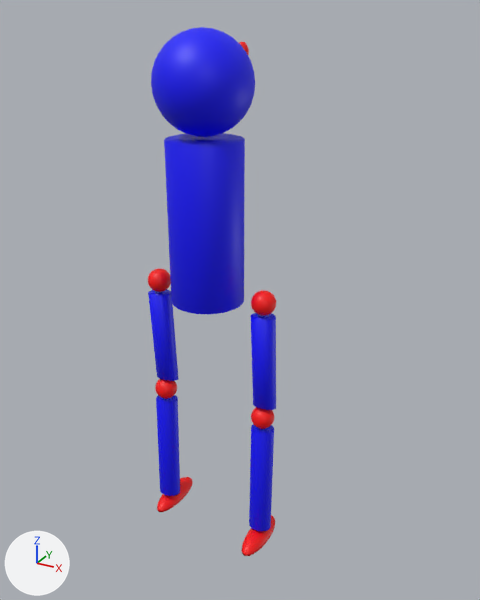
A saved change to the Blender file sandboxing/NewArmature/NewArmature.blend.
The view is the same before and after, from a 50 mm camera at (2.66, -4.29, 4.5) aimed at (0.23, 0.13, 2.29). Arrows for +X, +Y and +Z are at lower left; the lights stay in place.

The first picture shows 'body', 'foot.l', 'foot.r', 'head', 'lowerthigh.l', 'lowerthigh.r', 'pelvis.l', 'pelvis.r', 'upperthigh.l', 'upperthigh.r'.
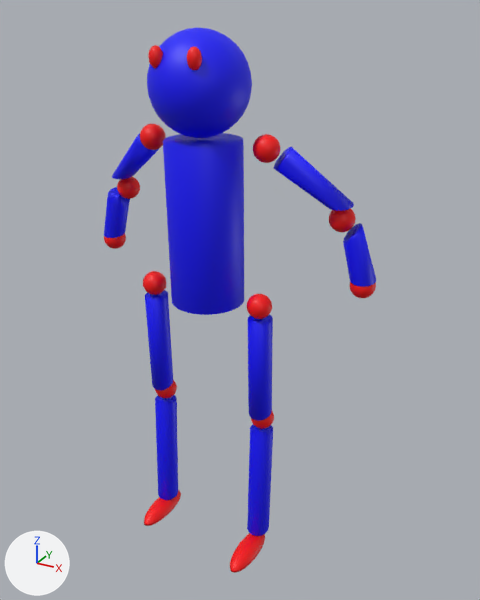
Where the newer file only moved an object's origin or applied its transform, the numbers keep the older frame.

Changed parts and their boxes [x1, y1, x2, y2] in the pictures (480 x 600 px):
'body', turned
    before: [164, 133, 245, 314]
    after: [163, 133, 244, 315]
'head', moved, turned
    before: [151, 27, 255, 137]
    after: [147, 28, 252, 138]
'upperthigh.r', moved, turned
    before: [251, 313, 276, 410]
    after: [248, 314, 273, 421]
'upperthigh.l', moved, turned
    before: [148, 290, 179, 381]
    after: [145, 290, 173, 390]
'lowerthigh.r', moved, turned
    before: [249, 424, 274, 531]
    after: [247, 424, 273, 536]
'lowerthigh.l', moved, turned
    before: [156, 395, 180, 496]
    after: [155, 395, 178, 500]
'upperarm.r', added (blue)
    after: [274, 147, 354, 211]
'lowerarm.r', added (blue)
    after: [343, 223, 376, 287]
'foot.r', mesh turned
    before: [241, 515, 275, 556]
    after: [230, 533, 265, 573]
'lowerarm.l', added (blue)
    after: [104, 187, 130, 238]
'upperarm.l', added (blue)
    after: [112, 134, 159, 179]
'pelvis.r', moved
    before: [251, 290, 276, 316]
    after: [247, 294, 272, 319]
'shoulder.r', added (red)
    after: [253, 134, 280, 163]
'foot.r.001', added (red)
    after: [144, 490, 181, 526]
'pelvis.l', moved
    before: [148, 269, 171, 292]
    after: [143, 271, 166, 295]
'shoulder.l', added (red)
    after: [140, 124, 166, 150]
'ellbow.r', added (red)
    after: [329, 208, 356, 232]
'foot.l', deleted (red)
    before: [157, 477, 192, 512]
'ellbow.l', added
    after: [117, 177, 140, 199]
'eye.r', moved, turned
    before: [239, 42, 249, 55]
    after: [148, 45, 163, 68]
'eye.l', moved, turned (not visible before)
    after: [187, 46, 202, 70]
'hand.r', added
    after: [350, 282, 376, 298]
'hand.l', added
    after: [104, 233, 126, 249]

The change, as a list of edits to the scene's bpy script:
```text
Change me_sphere_002:
    where me_sphere_002.from_pydata(...)  # 257 vertices, 257 faces; spans x -1.0..1.0, y -1.0..1.0, z 0.0..1.0
    used by ob_foot_r; location = (0.502, -0.001, 0.006); scale = (0.1, 0.283, 0.1)
    me_sphere_002 part 1: the whole mesh is turned -180 degrees about the z axis through its middle, then moved by (0.0, -0.77, 0.0)
Change ob_lowerthigh_r:
    ob_lowerthigh_r.location: (0.502, 3.149, 0.29) -> (0.498, -3.124, 0.489)
    ob_lowerthigh_r.rotation_euler: (0.23, 0.0, 3.142) -> (0.166, 0.0, 0.0)  # degrees (13, 0, 180) -> degrees (9.5, 0, 0)
Change ob_upperthigh_r:
    ob_upperthigh_r.location: (0.502, 3.204, 0.825) -> (0.498, -3.071, 0.542)
    ob_upperthigh_r.rotation_euler: (0.499, 0.0, 3.142) -> (0.589, 0.0, 0.0)  # degrees (29, 0, 180) -> degrees (34, 0, 0)
Change ob_lowerthigh_l:
    ob_lowerthigh_l.location: (-0.498, 3.149, 0.29) -> (-0.502, -3.124, 0.489)
    ob_lowerthigh_l.rotation_euler: (0.23, 0.0, 3.142) -> (0.166, 0.0, 0.0)  # degrees (13, 0, 180) -> degrees (9.5, 0, 0)
Change ob_upperthigh_l:
    ob_upperthigh_l.location: (-0.498, 3.204, 0.825) -> (-0.502, -3.071, 0.542)
    ob_upperthigh_l.rotation_euler: (0.499, 0.0, 3.142) -> (0.589, 0.0, 0.0)  # degrees (29, 0, 180) -> degrees (34, 0, 0)
Change ob_pelvis_r:
    ob_pelvis_r.location: (0.502, 0.024, 2.363) -> (0.498, -0.042, 2.36)
Change ob_pelvis_l:
    ob_pelvis_l.location: (-0.498, 0.024, 2.363) -> (-0.502, -0.042, 2.36)
Remove ob_foot_l:
    ob_foot_l = bpy.data.objects.new('foot.l', me_sphere_005)
Change ob_body:
    ob_body.rotation_euler: (0.0, 0.0, 0.0) -> (-0.0172, 0.0, 3.142)  # degrees (0, 0, 0) -> degrees (-1, 0, 180)
Change ob_head:
    ob_head.location: (0.0, 0.0, 4.0) -> (0.0, -0.051, 4.0)
    ob_head.rotation_euler: (0.0, 0.0, 0.0) -> (-0.0176, 0.0, 3.142)  # degrees (0, 0, 0) -> degrees (-1, 0, 180)
Add ob_foot_r_001:
    ob_foot_r_001 = bpy.data.objects.new('foot.r.001', me_sphere_015)  # 257 vertices, 257 faces; spans x -1.0..1.0, y -0.62..1.38, z 0.0..1.0; in mat_red (red #ff0000)
    ob_foot_r_001.location = (-0.498, -0.009, 0.006)
    ob_foot_r_001.rotation_euler = (0.0, 0.0, -3.142)  # degrees (0, 0, -180)
    ob_foot_r_001.scale = (0.1, 0.283, 0.1)
Add ob_upperarm_l:
    ob_upperarm_l = bpy.data.objects.new('upperarm.l', me_cylinder_008)  # 64 vertices, 34 faces; spans x 0.23..6.0, y 32.15..35.66, z -0.63..-0.2; in mat_blue (blue #0300ff)
    ob_upperarm_l.location = (-0.498, 3.573, 3.782)
    ob_upperarm_l.rotation_euler = (0.0, 0.0, 3.142)  # degrees (0, 0, 180)
    ob_upperarm_l.scale = (0.1, 0.1, 1.0)
Add ob_upperarm_r:
    ob_upperarm_r = bpy.data.objects.new('upperarm.r', me_cylinder_007)  # 64 vertices, 34 faces; spans x -6.0..-0.23, y 32.15..35.66, z -0.63..-0.2; in mat_blue (blue #0300ff)
    ob_upperarm_r.location = (0.502, 3.573, 3.782)
    ob_upperarm_r.rotation_euler = (0.0, 0.0, 3.142)  # degrees (0, 0, 180)
    ob_upperarm_r.scale = (0.1, 0.1, 1.0)
Add ob_lowerarm_l:
    ob_lowerarm_l = bpy.data.objects.new('lowerarm.l', me_cylinder_006)  # 64 vertices, 34 faces; spans x 0.23..3.0, y 33.55..35.66, z -0.65..-0.2; in mat_blue (blue #0300ff)
    ob_lowerarm_l.location = (-0.998, 3.773, 3.225)
    ob_lowerarm_l.rotation_euler = (0.0, 0.0, 3.142)  # degrees (0, 0, 180)
    ob_lowerarm_l.scale = (0.1, 0.1, 1.0)
Add ob_lowerarm_r:
    ob_lowerarm_r = bpy.data.objects.new('lowerarm.r', me_cylinder_005)  # 64 vertices, 34 faces; spans x -3.0..-0.23, y 33.55..35.66, z -0.65..-0.2; in mat_blue (blue #0300ff)
    ob_lowerarm_r.location = (1.002, 3.773, 3.225)
    ob_lowerarm_r.rotation_euler = (0.0, 0.0, 3.142)  # degrees (0, 0, 180)
    ob_lowerarm_r.scale = (0.1, 0.1, 1.0)
Add ob_hand_l:
    ob_hand_l = bpy.data.objects.new('hand.l', me_sphere_004.copy())  # the mesh of ob_pelvis_l
    ob_hand_l.location = (-1.198, 0.32, 2.546)
    ob_hand_l.scale = (0.1, 0.1, 0.1)
Add ob_hand_r:
    ob_hand_r = bpy.data.objects.new('hand.r', me_sphere_004.copy())  # the mesh of ob_pelvis_l
    ob_hand_r.location = (1.202, 0.32, 2.546)
    ob_hand_r.scale = (0.1, 0.1, 0.1)
Add ob_ellbow_l:
    ob_ellbow_l = bpy.data.objects.new('ellbow.l', me_sphere_004.copy())  # the mesh of ob_pelvis_l
    ob_ellbow_l.location = (-0.998, 0.32, 3.046)
    ob_ellbow_l.scale = (0.1, 0.1, 0.1)
Add ob_ellbow_r:
    ob_ellbow_r = bpy.data.objects.new('ellbow.r', me_sphere_004.copy())  # the mesh of ob_pelvis_l
    ob_ellbow_r.location = (1.002, 0.32, 3.046)
    ob_ellbow_r.scale = (0.1, 0.1, 0.1)
Add ob_shoulder_l:
    ob_shoulder_l = bpy.data.objects.new('shoulder.l', me_sphere_004.copy())  # the mesh of ob_pelvis_l
    ob_shoulder_l.location = (-0.498, 0.033, 3.573)
    ob_shoulder_l.scale = (0.1, 0.1, 0.1)
Add ob_shoulder_r:
    ob_shoulder_r = bpy.data.objects.new('shoulder.r', me_sphere_004.copy())  # the mesh of ob_pelvis_l
    ob_shoulder_r.location = (0.502, 0.033, 3.573)
    ob_shoulder_r.scale = (0.1, 0.1, 0.1)
```
